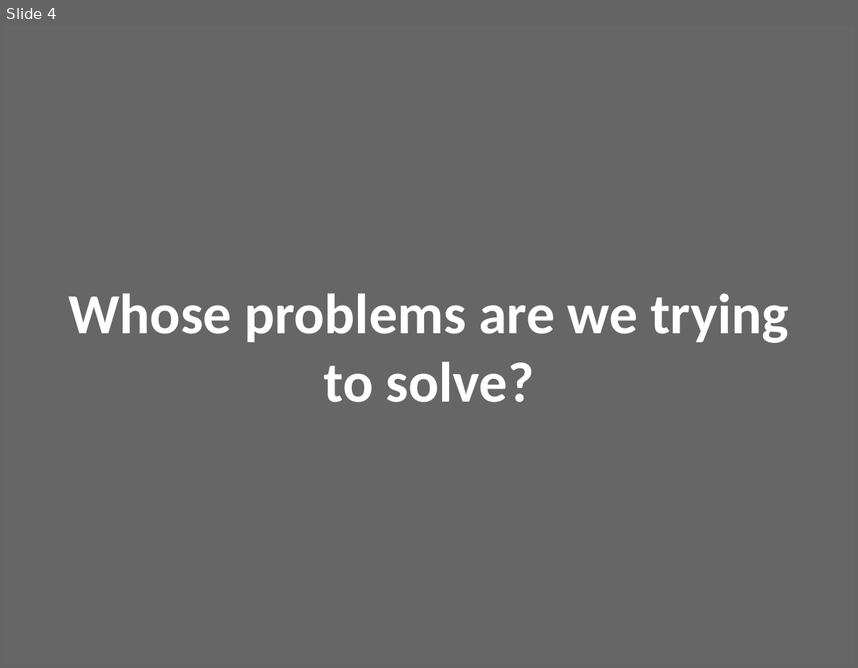
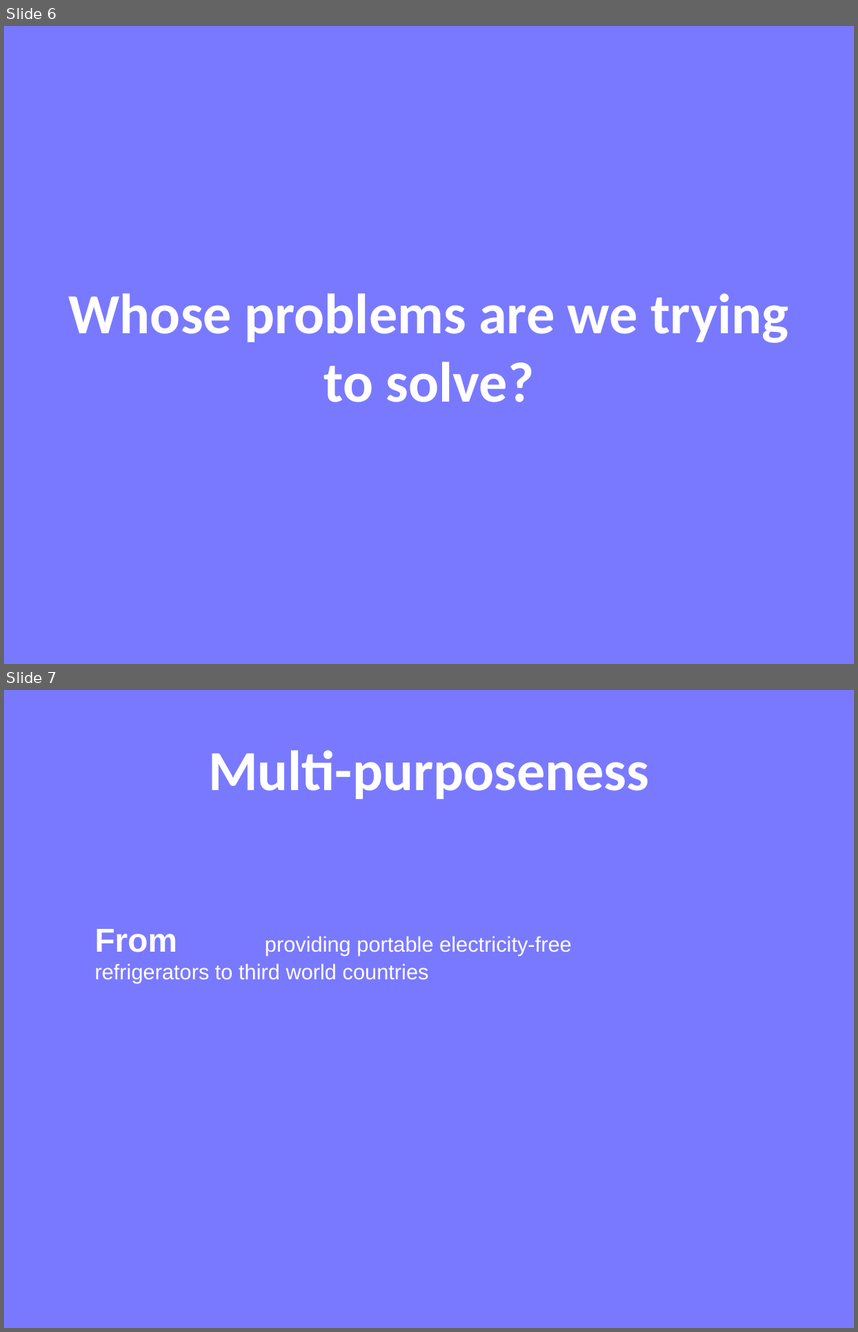
Before and after one commit to invent2017/Administrators_Project, a slide deck: Project_Ice.pptx. Shown one above the other, each under a label of ours: slide 4 before the commit, slides 6 and 7 after it. The pictures are 858x668 and 858x1332 pixels, drawn with LibreOffice and Linux fonts; fonts in the diff are those of the drawing. Boxes give left, top, right and bottom in pixels: in the first picture for what was removed or moved away, otherwise in the second. Text is boxed around its words. In the diff, an @@ line names an element or a change of style, - is before the commit and + after.

```diff
--- a/Project_Ice.pptx
+++ b/Project_Ice.pptx
@@ slide 7 added at <box>4,690,854,1328</box>, background #7979FF @@
@@ title added at <box>208,750,649,799</box>, 48 pt, text #FFFFFF, bold @@
+Multi-purposeness
@@ text added at <box>95,929,572,983</box>, 18 pt, text #FFFFFF @@
+From providing portable electricity-free refrigerators to third world countries
@@ rectangle added at <box>87,1035,668,1110</box>, fill #7979FF, outline #7979FF 2 pt @@
@@ rectangle added at <box>87,1136,668,1211</box>, fill #7979FF, outline #7979FF 2 pt @@
@@ what was slide 4 is now slide 6 @@
@@ slide 6 changed as well @@
@@ background #666666 to #7979FF @@
```
Also in this commit, not shown: 8 other slides changed, 7 other slides added.
